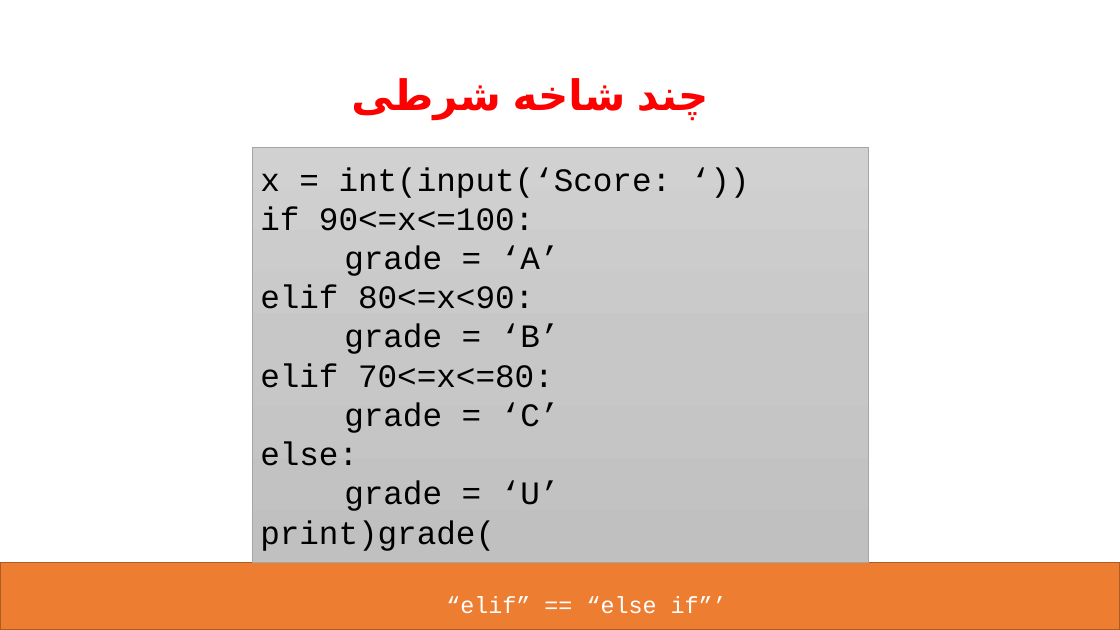
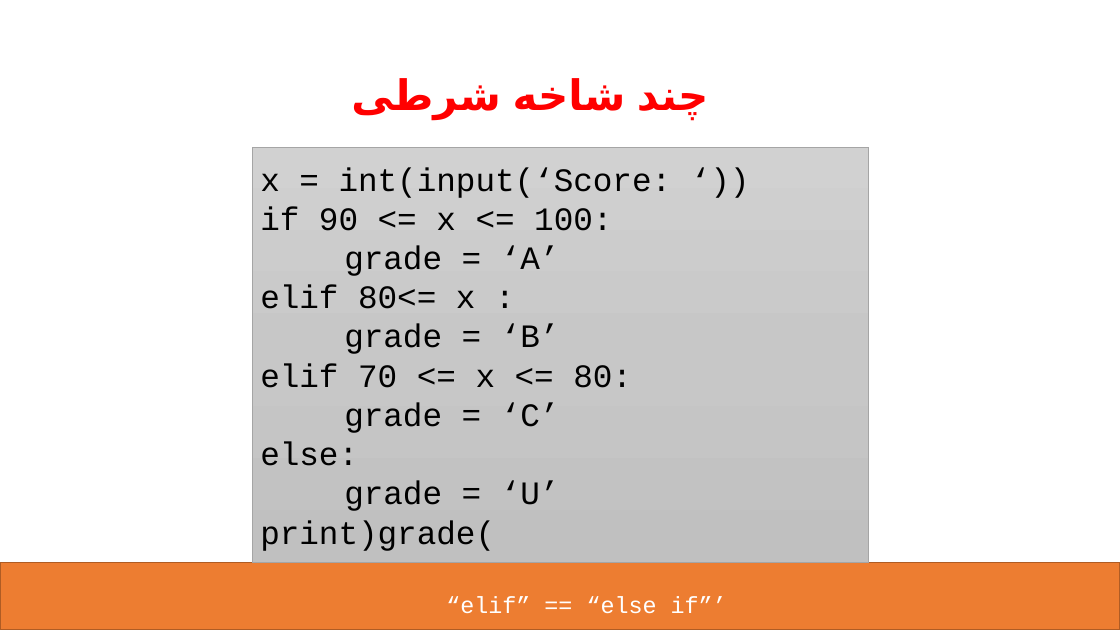
Before and after one commit to mmaleki92/python_teaching, a slide deck: slide 29 of control-flow/boolean_control_flow.pptx. Drawn at 1120x630 pixels with LibreOffice and Linux fonts; fonts in the diff are those of the drawing. Boxes give left, top, right and bottom in pixels: in the first picture for what was removed or moved away, otherwise in the second. Text is boxed around its words. In the diff, an @@ line names an element or a change of style, - is before the commit and + after.

```diff
--- a/control-flow/boolean_control_flow.pptx
+++ b/control-flow/boolean_control_flow.pptx
@@ text in rectangle at (x1=260, y1=206, x2=612, y2=231): spaces changed @@
-if 90<=x<=100:
+if 90 <= x <= 100:
@@ text in rectangle at (x1=260, y1=285, x2=476, y2=309): text changed @@
-elif 80<=x<90:
+elif 80<= x :
@@ text in rectangle at (x1=260, y1=363, x2=632, y2=388): spaces changed @@
-elif 70<=x<=80:
+elif 70 <= x <= 80:
```
Also in this commit, not shown: 3 other slides changed, 3 other files.
